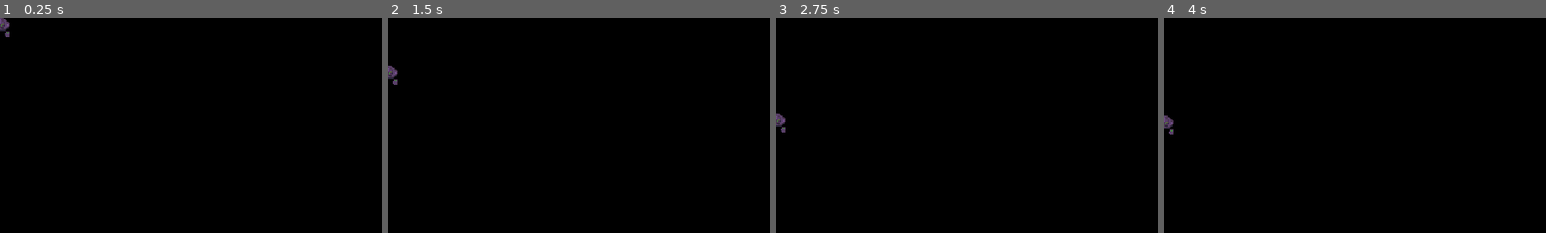
Above: before the commit, frames 1-4 (left to right).
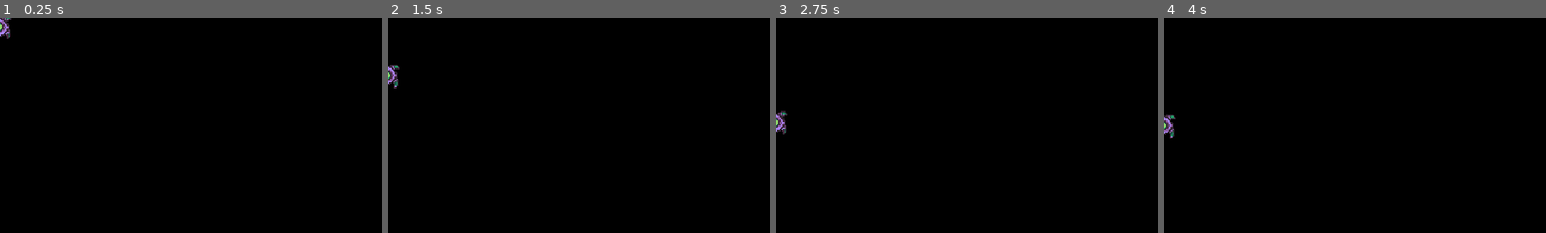
Above: after the commit, the same moments.

Repository: Funfetsunk/terra-intercept
Game: Godot game, scene res://scenes/enemies/spinner.tscn
The game is run twice, just before and just after one commit, with the same random seed, the same clock (stepped at 60 frames per second) and the same inputs. This scene is started directly instead of the project's main scene.
Inputs (mouse positions are % of the whole screen's width and height, from its top left):
- Up to frame 1 (0.25 s): no input
- Up to frame 2 (1.5 s): tap Enter (ui_accept) at 0.5, 0.77 s; move the mouse to (72, 45) at 0.52 s; hold D (p1_move_right) 0.53-1.25 s; click (72, 45) at 0.6 s; drag from (30, 55) to (45, 70) at 1.27 s
- Up to frame 3 (2.75 s): move the mouse to (60, 28) at 2.02 s; hold D (p1_move_right) from 2.03 s (still down); hold Space (p1_ordnance) from 2.03 s (still down)
- Up to frame 4 (4 s): release D (p1_move_right) at 2.75 s; release Space (p1_ordnance) at 2.75 s; drag from (45, 70) to (20, 35) at 2.77 s; move the mouse to (80, 65) at 3.52 s; hold A (p1_move_left) from 3.53 s (still down); tap E (p1_squad_next) at 3.6 s; tap Enter (ui_accept) at 3.77 s
The pictures show only the part of the screen within x 0-50%, y 0-50%; the shares and areas given below are measured in that part.

The runs differ from the first frame. In frame 1, 0.2% of the frame differs, in the area x 0-3%, y 0-10%; in frame 2, 0.2%, in the area x 0-3%, y 21-33%; in frame 3, 0.2%; in frame 4, 0.2%.

Commit message:
Add real art for the spinner enemy
A 24x24 violet pinwheel with a green core and blade tips, generated
with PixelLab and remapped onto the palette. It spins through four
exact 90-degree rotations at 8fps, so no pixels are resampled. It
replaces the placeholder sprite, along with its 0.65 fractional scale
and colour tint. The hitbox is unchanged. The spinner isn't used in
London yet.

Co-Authored-By: Claude Opus 5.5 <noreply@anthropic.com>
Claude-Session: https://claude.ai/code/session_01H357k7vYWoZ8XVmx2UrTn5

Diff:
--- /dev/null
+++ b/art/sprites/enemies/spinner_frames.tres
@@ -0,0 +1,39 @@
+[gd_resource type="SpriteFrames" format=3 uid="uid://jt82d33vbloh"]
+
+[ext_resource type="Texture2D" uid="uid://1mpa3yo47371" path="res://art/sprites/enemies/spinner.png" id="1_rf6dk"]
+
+[sub_resource type="AtlasTexture" id="AtlasTexture_kqrgd"]
+atlas = ExtResource("1_rf6dk")
+region = Rect2(0, 0, 24, 24)
+
+[sub_resource type="AtlasTexture" id="AtlasTexture_yx44j"]
+atlas = ExtResource("1_rf6dk")
+region = Rect2(24, 0, 24, 24)
+
+[sub_resource type="AtlasTexture" id="AtlasTexture_1pgsw"]
+atlas = ExtResource("1_rf6dk")
+region = Rect2(48, 0, 24, 24)
+
+[sub_resource type="AtlasTexture" id="AtlasTexture_60cjl"]
+atlas = ExtResource("1_rf6dk")
+region = Rect2(72, 0, 24, 24)
+
+[resource]
+animations = [{
+"frames": [{
+"duration": 1.0,
+"texture": SubResource("AtlasTexture_kqrgd")
+}, {
+"duration": 1.0,
+"texture": SubResource("AtlasTexture_yx44j")
+}, {
+"duration": 1.0,
+"texture": SubResource("AtlasTexture_1pgsw")
+}, {
+"duration": 1.0,
+"texture": SubResource("AtlasTexture_60cjl")
+}],
+"loop": 1,
+"name": &"idle",
+"speed": 8.0
+}]
--- a/scenes/enemies/spinner.tscn
+++ b/scenes/enemies/spinner.tscn
@@ -1,8 +1,8 @@
 [gd_scene format=3 uid="uid://c0sc58a1pi75i"]
 
 [ext_resource type="Script" uid="uid://bt14cegymgsre" path="res://scenes/enemies/spinner.gd" id="1_ri1m3"]
-[ext_resource type="Resource" path="res://data/enemies/spinner_data.tres" id="2_3ywtc"]
-[ext_resource type="Texture2D" uid="uid://dpnmvm8khdxv3" path="res://art/placeholder/shumped-asset-pack/atlas/enemy_mech_b.tres" id="3_3ywtc"]
+[ext_resource type="Resource" uid="uid://y81rvxuy4co7" path="res://data/enemies/spinner_data.tres" id="2_3ywtc"]
+[ext_resource type="SpriteFrames" uid="uid://jt82d33vbloh" path="res://art/sprites/enemies/spinner_frames.tres" id="3_3ywtc"]
 
 [sub_resource type="CircleShape2D" id="CircleShape2D_bv7vm"]
 radius = 9.0
@@ -18,7 +18,7 @@
 [node name="CollisionShape2D" type="CollisionShape2D" parent="Hitbox" unique_id=769391360]
 shape = SubResource("CircleShape2D_bv7vm")
 
-[node name="Sprite" type="Sprite2D" parent="." unique_id=1464519095]
-modulate = Color(0.85, 0.6, 1, 1)
-scale = Vector2(0.65, 0.65)
-texture = ExtResource("3_3ywtc")
+[node name="Sprite" type="AnimatedSprite2D" parent="." unique_id=1192922170]
+sprite_frames = ExtResource("3_3ywtc")
+animation = &"idle"
+autoplay = "idle"
Binary file added: art/sprites/enemies/spinner.png
Not shown, added: art/sprites/enemies/spinner.png.import
